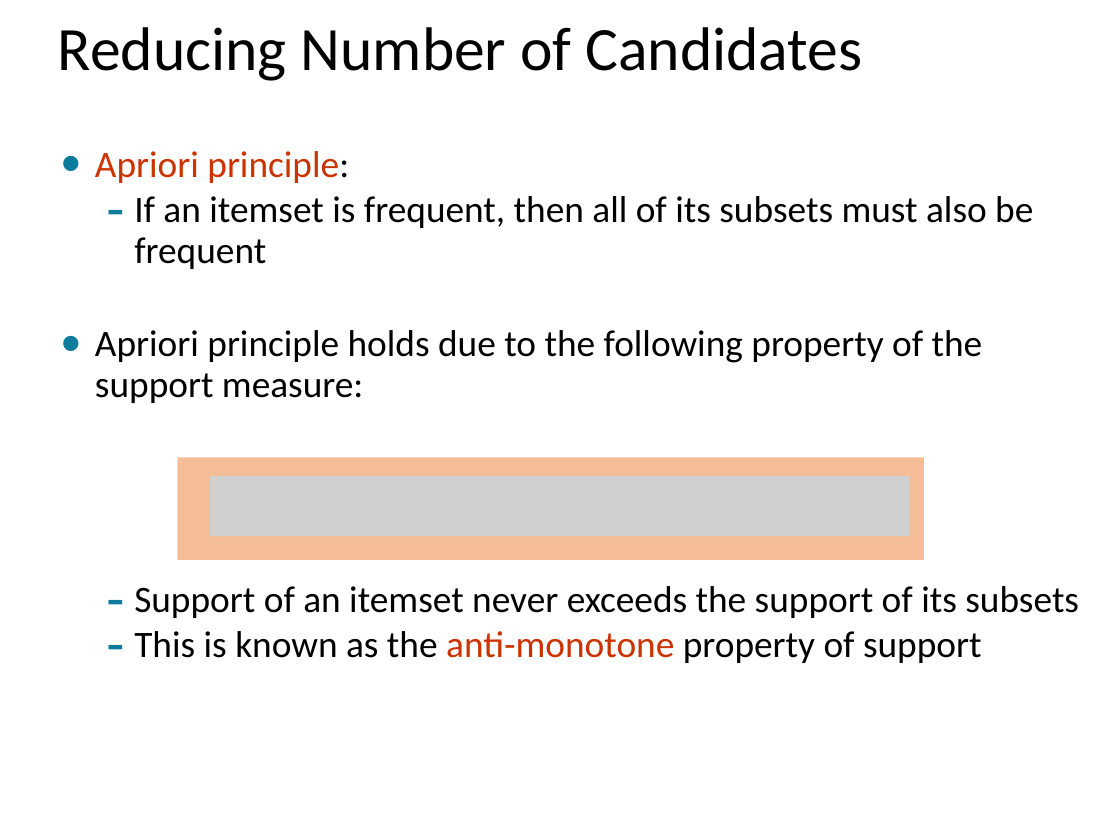
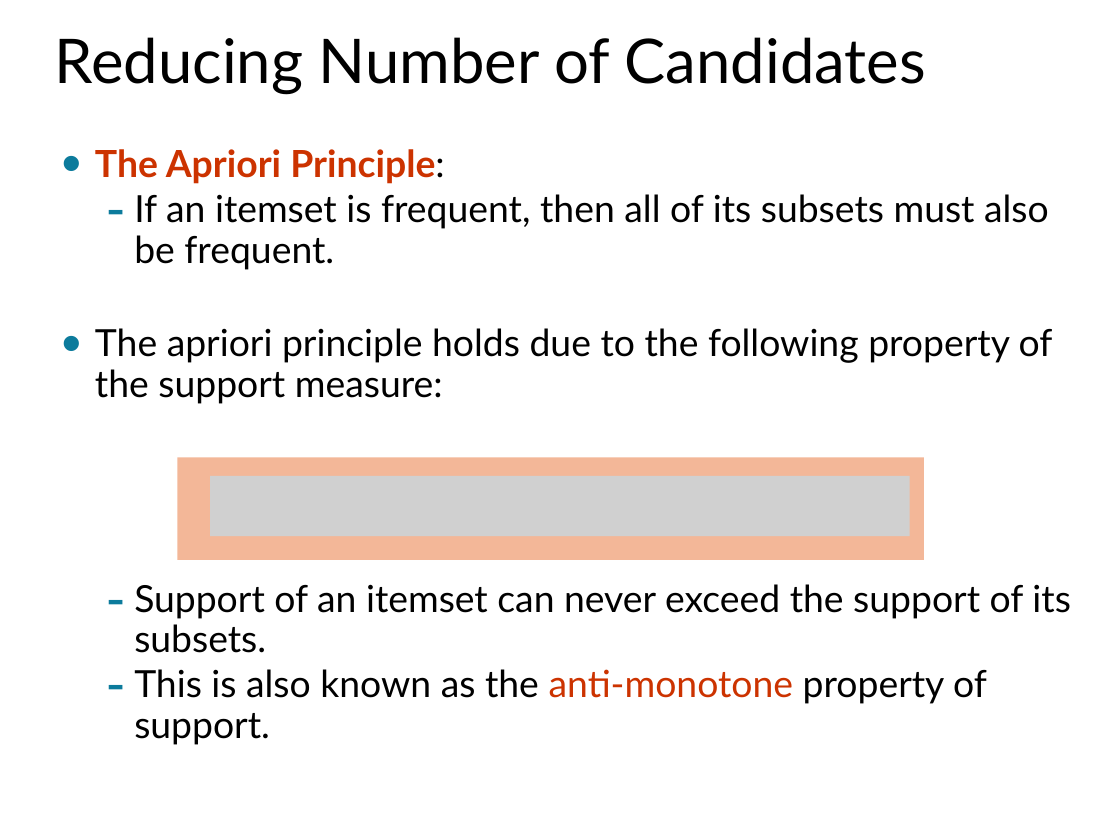
Before and after one commit to mhahsler/Introduction_to_Data_Mining_R_Examples, a slide deck: slide 12 of slides/chap5_basic_association_analysis.pptx (slide 15 before the commit). Drawn at 1120x840 pixels with LibreOffice and Linux fonts; fonts in the diff are those of the drawing; grey boxes stand for pictures. Boxes give left, top, right and bottom in pixels: in the first picture for what was removed or moved away, otherwise in the second. Text is boxed around its words. In the diff, an @@ line names an element or a change of style, - is before the commit and + after.

```diff
--- a/slides/chap5_basic_association_analysis.pptx
+++ b/slides/chap5_basic_association_analysis.pptx
@@ title "Reducing Number of Candidates" moved from (x1=58, y1=27, x2=863, y2=81) to (x1=55, y1=37, x2=926, y2=95) @@
@@ title "Reducing Number of Candidates" at (x1=55, y1=37, x2=926, y2=95): font Calibri to Lato @@
@@ text at (x1=95, y1=149, x2=1071, y2=745): text changed; font Calibri to Lato @@
-• Apriori principle:
-  – If an itemset is frequent, then all of its subsets must also be frequent
-• Apriori principle holds due to the following property of the support measure:
-  – Support of an itemset never exceeds the support of its subsets
-  – This is known as the anti-monotone property of support
+• The Apriori Principle:
+  – If an itemset is frequent, then all of its subsets must also be frequent.
+• The apriori principle holds due to the following property of the support measure:
+  – Support of an itemset can never exceed the support of its subsets.
+  – This is also known as the anti-monotone property of support.
```
Also in this commit, not shown: 45 other slides changed, 1 slide added, 45 slides removed, 1 other file.
